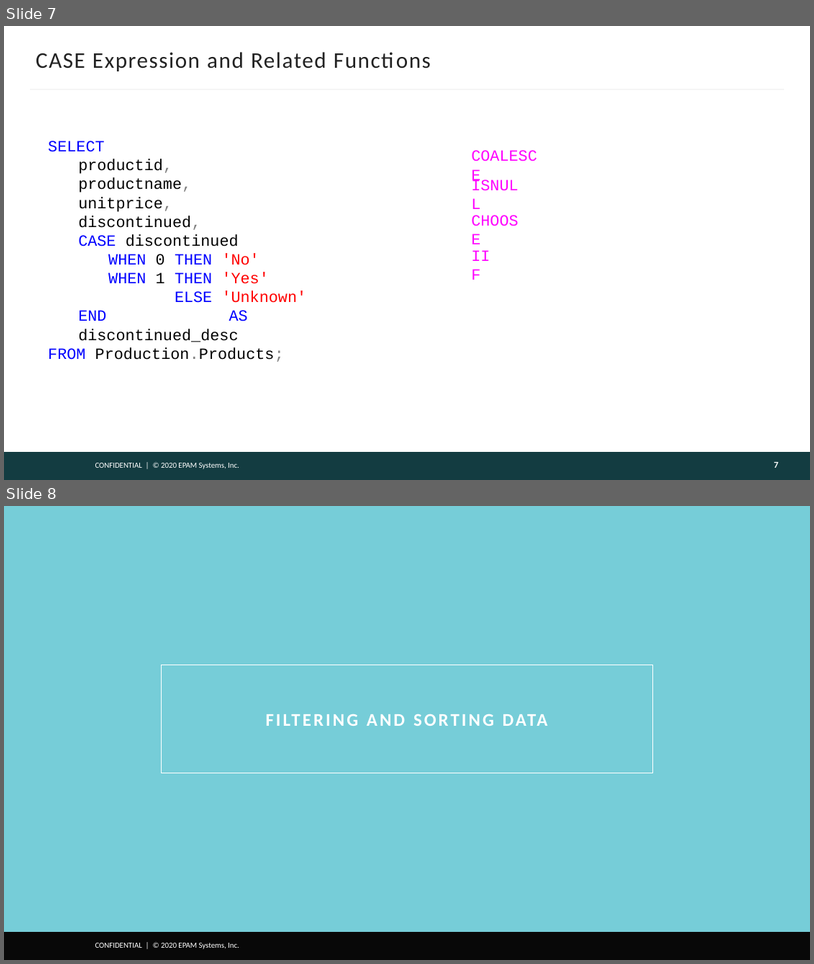
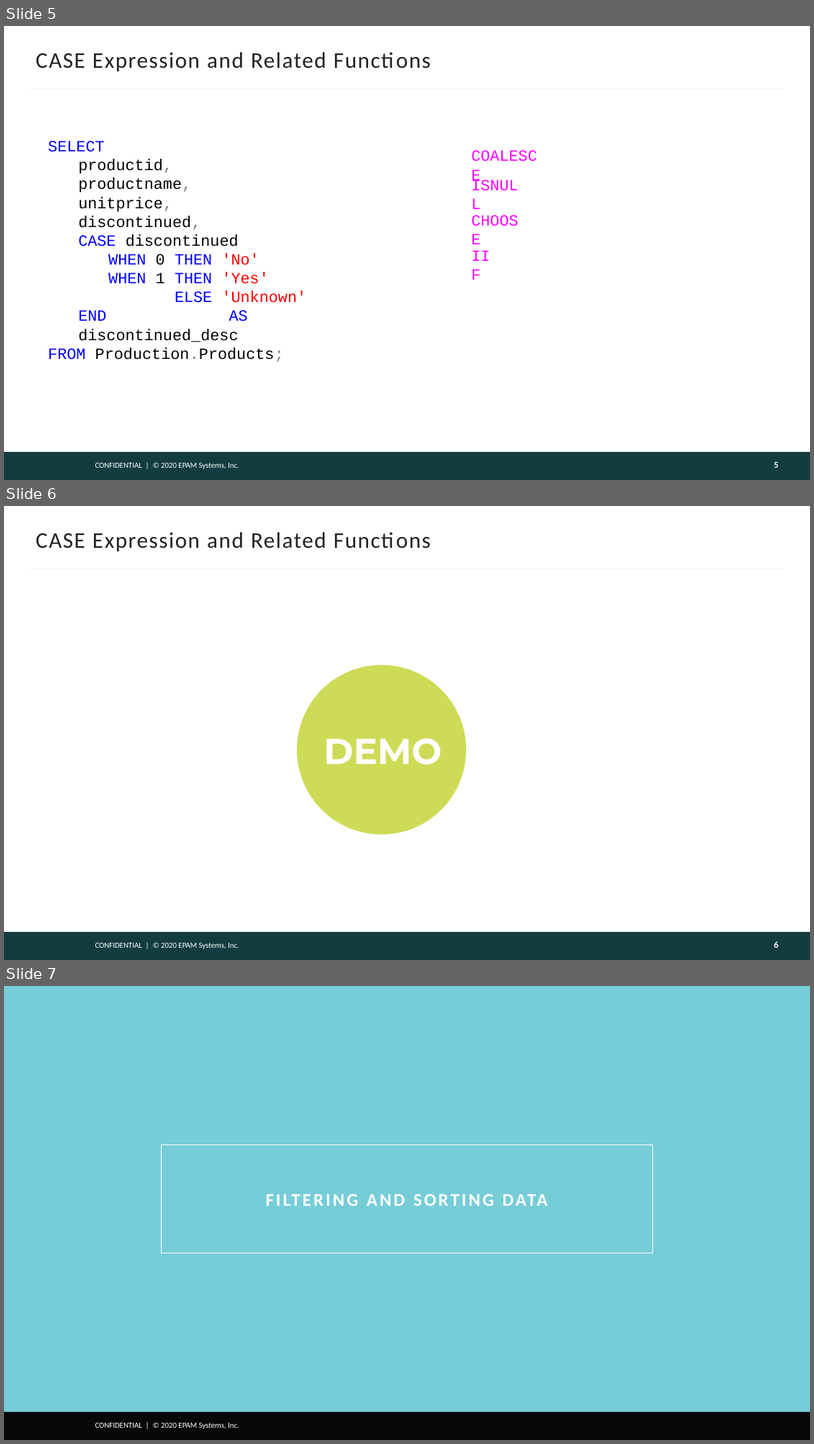
Before and after one commit to AndreyQC/MSBI.Lab, a slide deck: MSBI.E03-SQL/MSBI.Dev.S21E03.pptx. Shown one above the other, each under a label of ours: slides 7 and 8 before the commit, slides 5, 6 and 7 after it. The pictures are 814x964 and 814x1444 pixels, drawn with LibreOffice and Linux fonts; fonts in the diff are those of the drawing; background and template pictures are left out. Boxes give left, top, right and bottom in pixels: in the first picture for what was removed or moved away, otherwise in the second. Text is boxed around its words. In the diff, an @@ line names an element or a change of style, - is before the commit and + after.

```diff
--- a/MSBI.E03-SQL/MSBI.Dev.S21E03.pptx
+++ b/MSBI.E03-SQL/MSBI.Dev.S21E03.pptx
@@ slide 6 added at (x1=4, y1=506, x2=810, y2=960), background #FFFFFF; not listed: 3 template elements that a slide beside it also shows @@
@@ title added at (x1=36, y1=532, x2=327, y2=551), 20 pt, text #222222 @@
+CASE Expression and Related Functions
@@ ellipse added at (x1=297, y1=665, x2=466, y2=834), fill #CEDB56 @@
@@ text added at (x1=324, y1=738, x2=442, y2=764), 32 pt, text #FFFFFF, bold @@
+DEMO
@@ page number added at (x1=774, y1=941, x2=779, y2=947), 8 pt, text #FEFEFE, bold @@
+6
@@ what was slide 7 is now slide 5 @@
@@ page number at (x1=774, y1=462, x2=779, y2=467): text changed @@
-7
+5
@@ what was slide 8 is now slide 7 @@
```
Also in this commit, not shown: 4 slides changed, 2 slides removed, 3 other files.
